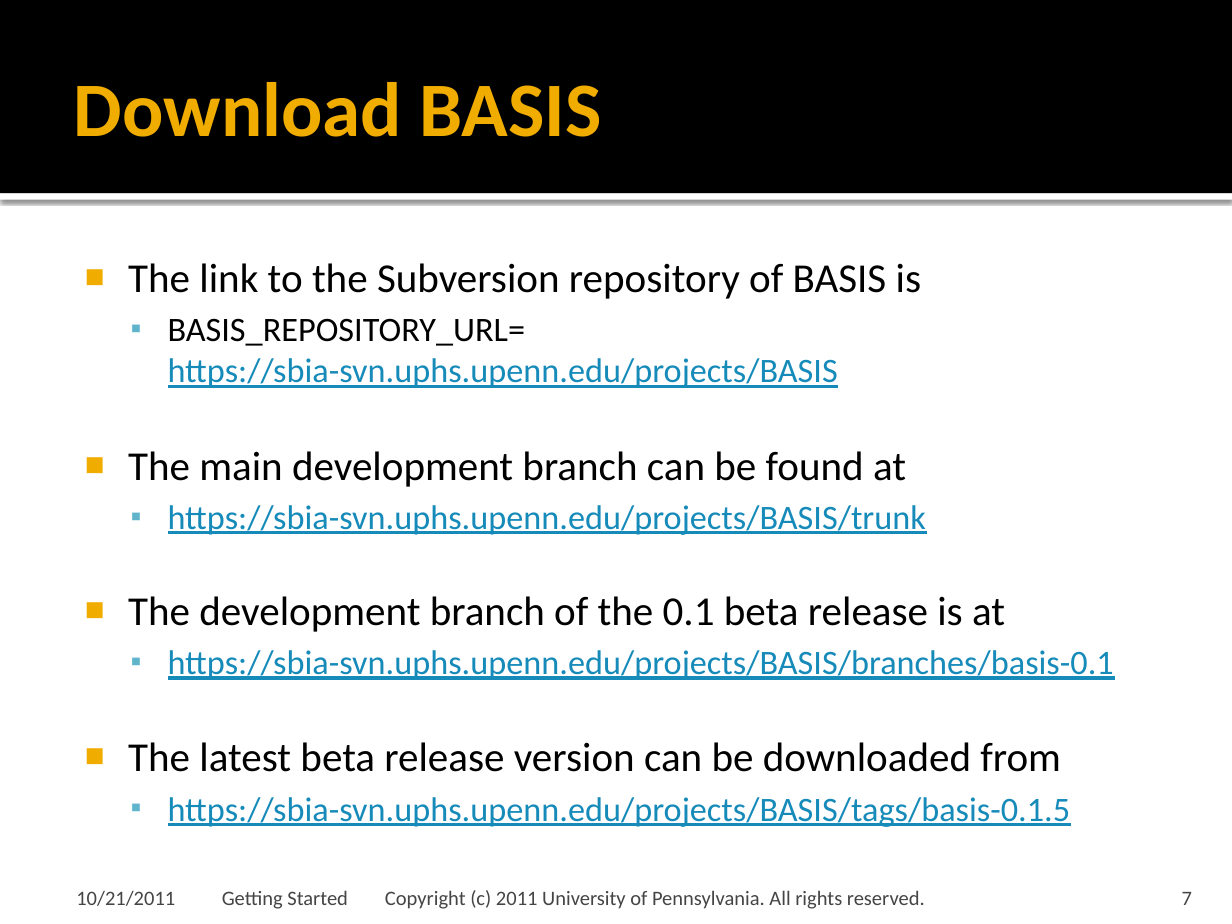
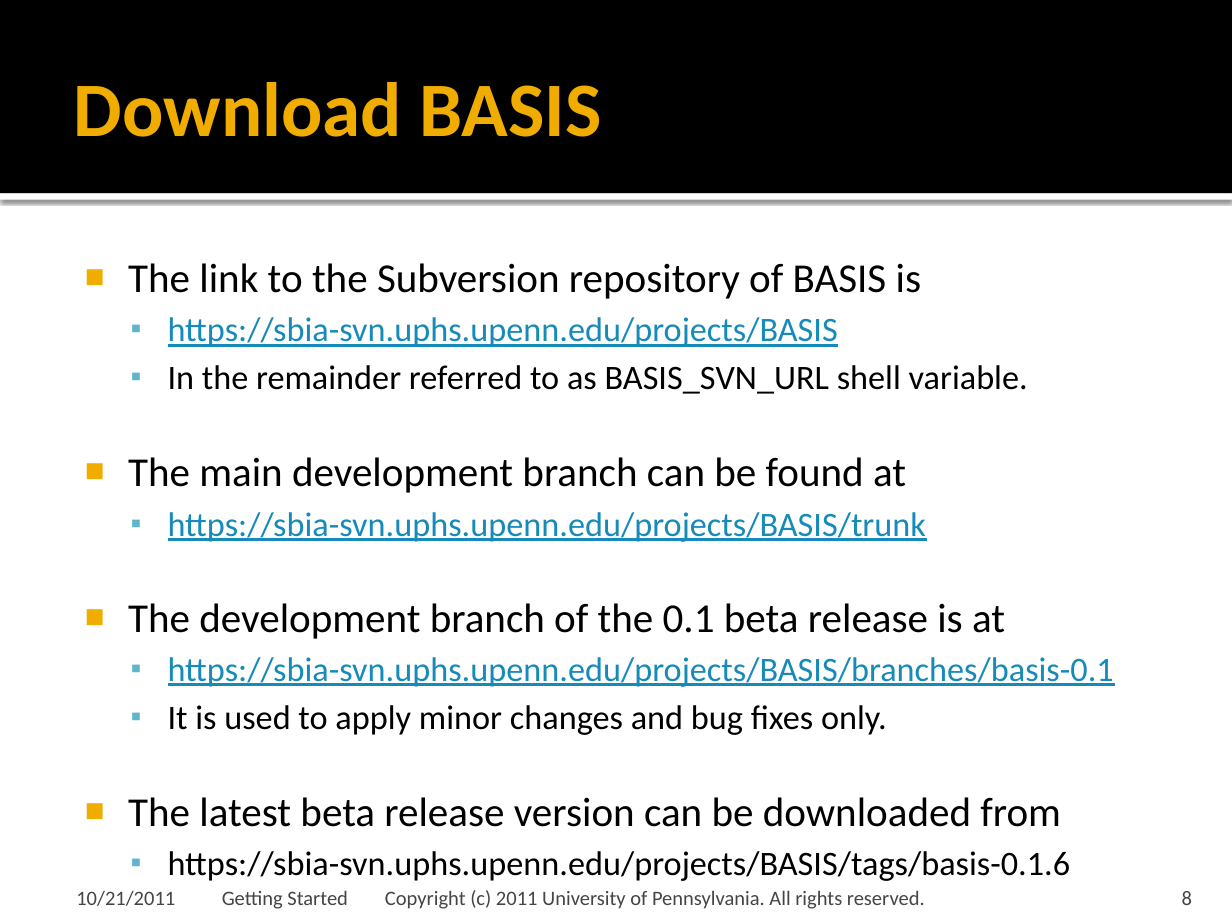
Before and after one commit to cmake-basis/legacy, a slide deck: slide 8 of doc/tutorials/02 Getting Started.pptx (slide 7 before the commit). Drawn at 1232x924 pixels with LibreOffice and Linux fonts; fonts in the diff are those of the drawing; background and template pictures are left out. Boxes give left, top, right and bottom in pixels: in the first picture for what was removed or moved away, otherwise in the second. Text is boxed around its words. In the diff, an @@ line names an element or a change of style, - is before the commit and + after.

Commit message:
Modified Getting Started tutorial and related source files. Changed TEMPLATE_VERSION of BASIS itself to 0.1.6, the next beta release.

```diff
--- a/doc/tutorials/02 Getting Started.pptx
+++ b/doc/tutorials/02 Getting Started.pptx
@@ text at <box>168,317,1028,394</box>: text changed; text colour #168BBA to #000000 @@
-  ▪ BASIS_REPOSITORY_URL=
-    https://sbia-svn.uphs.upenn.edu/projects/BASIS
+  ▪ https://sbia-svn.uphs.upenn.edu/projects/BASIS
+  ▪ In the remainder referred to as BASIS_SVN_URL shell variable.
@@ text at <box>168,705,887,735</box>: paragraph added @@
+  ▪ It is used to apply minor changes and bug fixes only.
@@ text at <box>168,851,1071,881</box>: text changed; text colour #168BBA to #000000 @@
-  ▪ https://sbia-svn.uphs.upenn.edu/projects/BASIS/tags/basis-0.1.5
+  ▪ https://sbia-svn.uphs.upenn.edu/projects/BASIS/tags/basis-0.1.6
@@ page number at <box>1182,891,1192,905</box>: text changed @@
-7
+8
```
Also in this commit, not shown: 19 other slides changed, 7 slides added, 7 other files.
